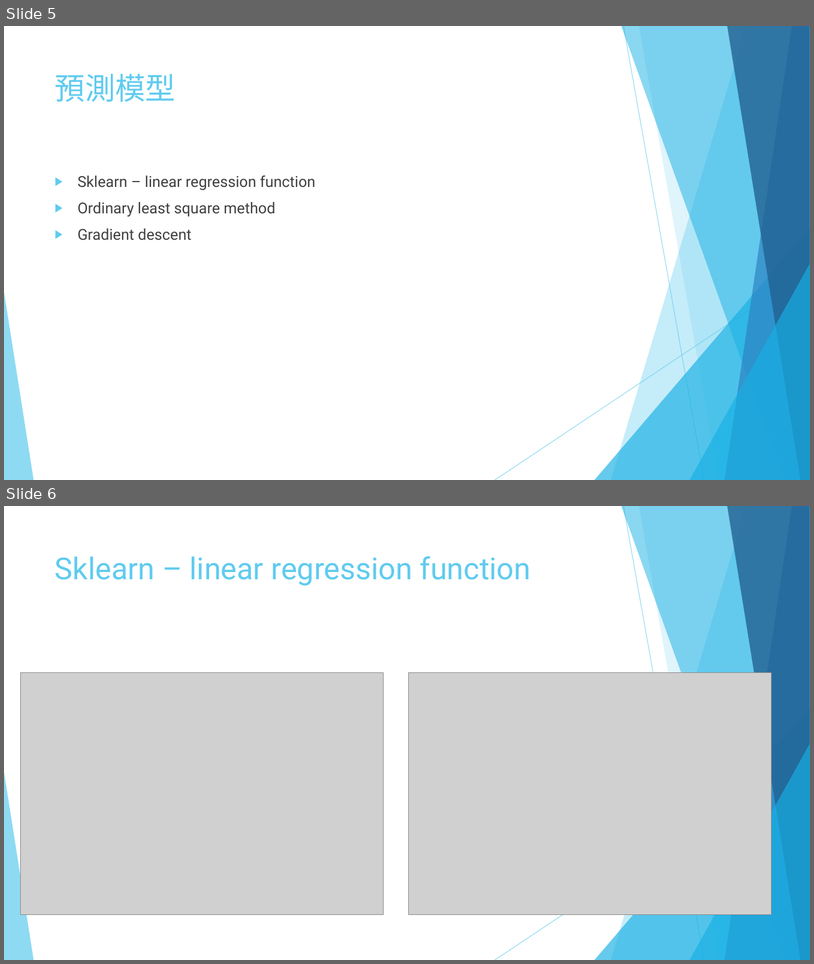
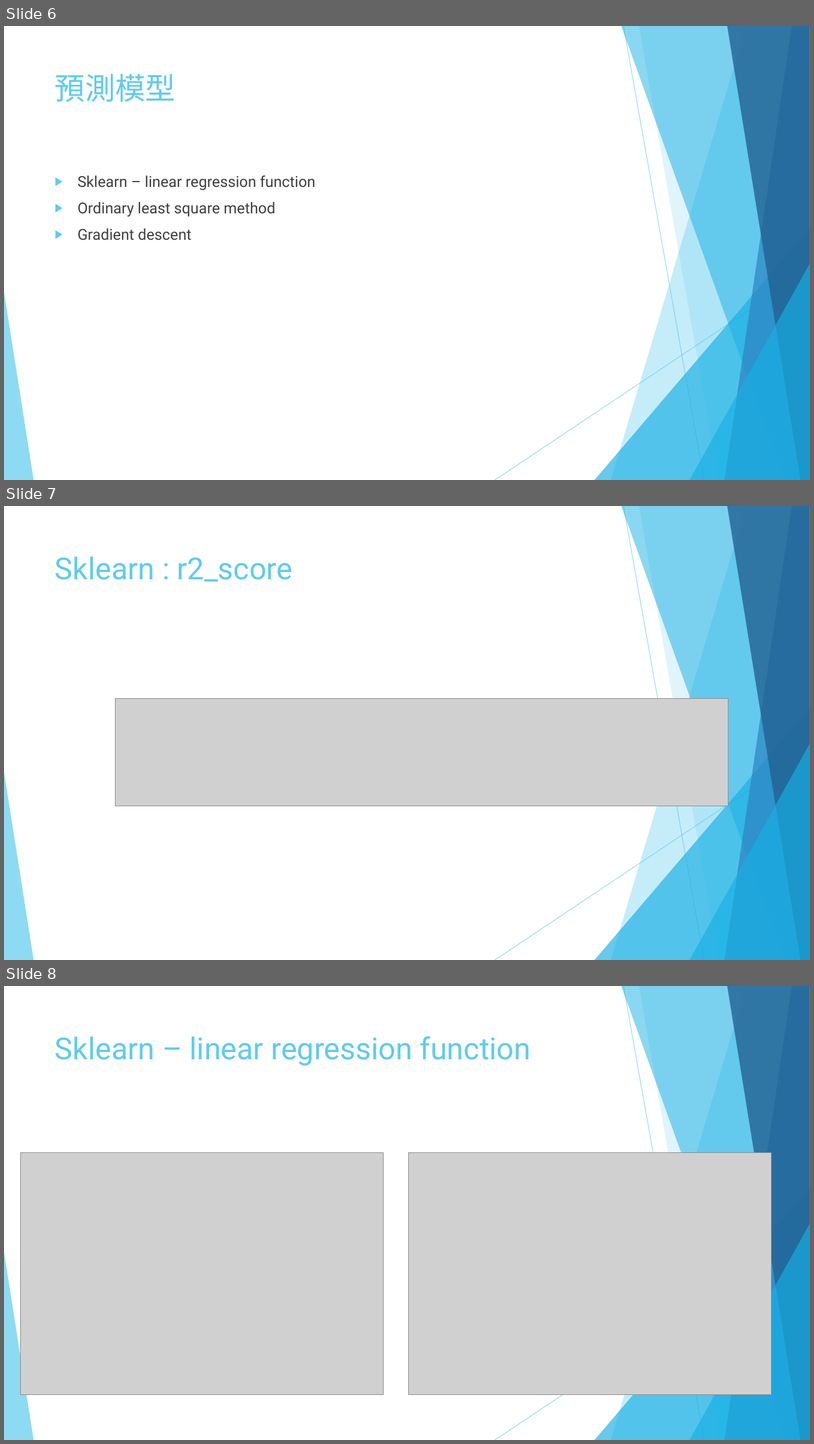
Before and after one commit to keke87cc/california_housing_prediction, a slide deck: california_housing_predict.pptx. Shown one above the other, each under a label of ours: slides 5 and 6 before the commit, slides 6, 7 and 8 after it. The pictures are 814x964 and 814x1444 pixels, drawn with LibreOffice and Linux fonts; fonts in the diff are those of the drawing; grey boxes stand for pictures. Boxes give left, top, right and bottom in pixels: in the first picture for what was removed or moved away, otherwise in the second. Text is boxed around its words. In the diff, an @@ line names an element or a change of style, - is before the commit and + after.

```diff
--- a/california_housing_predict.pptx
+++ b/california_housing_predict.pptx
@@ slide 7 added at (4, 506, 810, 960), background #FFFFFF; not listed: 10 template elements that a slide beside it also shows @@
@@ title added at (55, 556, 293, 582), 36 pt, text #5FCBEF @@
+Sklearn : r2_score
@@ picture added at (116, 699, 729, 806) @@
@@ what was slide 5 is now slide 6 @@
@@ what was slide 6 is now slide 8 @@
```
Also in this commit, not shown: 1 slide changed, 1 other slide added, 8 other files.
